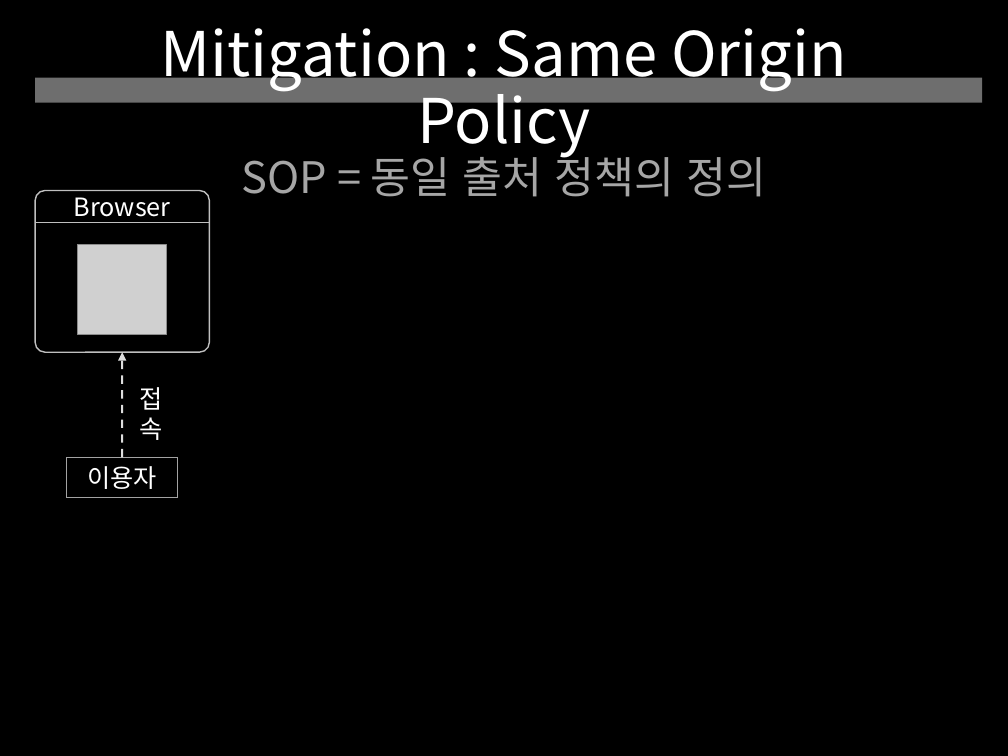
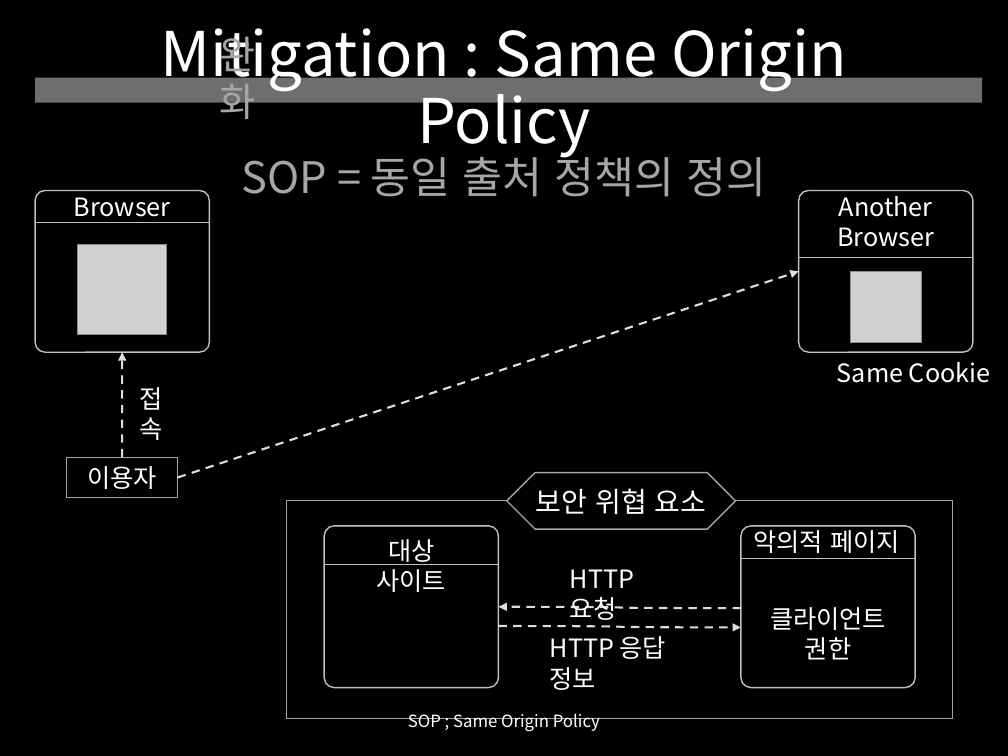
Before and after one commit to yusooo/Hacking, a slide deck: slide 26 of 웹해킹 정리.pptx. Drawn at 1008x756 pixels with LibreOffice and Linux fonts; fonts in the diff are those of the drawing; grey boxes stand for pictures. Boxes give left, top, right and bottom in pixels: in the first picture for what was removed or moved away, otherwise in the second. Text is boxed around its words. In the diff, an @@ line names an element or a change of style, - is before the commit and + after.

```diff
--- a/웹해킹 정리.pptx
+++ b/웹해킹 정리.pptx
@@ text added at [219,29,255,128], 28 pt, text #A6A6A6 @@
+완화
@@ arrow added from (177, 478) to (798, 271), #DDDDDD 1.5 pt dashed @@
@@ group added at [798,190,990,383]: 2 texts, 1 rounded rectangle, 1 line, 1 picture @@
+Another Browser
+Same Cookie
@@ freeform shape added at [507,473,736,529], fill #000000, outline #A3A3A3 1 pt, 20 pt, text #FFFFFF @@
+보안 위협 요소
@@ rectangle added at [287,501,953,719], outline #A3A3A3 1 pt @@
@@ rounded rectangle added at [325,526,499,687], fill #000000, outline #BFBFBF 1 pt @@
@@ text added at [377,539,447,592], 18 pt, text #FFFFFF @@
+대상 사이트
@@ rounded rectangle added at [741,526,915,687], fill #000000, outline #BFBFBF 1 pt @@
@@ text added at [753,526,900,553], 18 pt, text #FFFFFF @@
+악의적 페이지
@@ line added from (325, 564) to (498, 564), #BFBFBF 0.5 pt @@
@@ text added at [570,569,634,620], 18 pt, text #FFFFFF @@
+HTTP 요청
@@ line added from (741, 558) to (915, 558), #BFBFBF 0.5 pt @@
@@ curved arrow added from (741, 608) to (498, 607), #DDDDDD 1.5 pt dashed @@
@@ curved arrow added from (498, 626) to (741, 627), #DDDDDD 1.5 pt dashed @@
@@ text added at [770,607,886,660], 18 pt, text #FFFFFF @@
+클라이언트 권한
@@ text added at [550,636,666,690], 18 pt, text #FFFFFF @@
+HTTP 응답 정보
@@ text added at [408,713,600,731], 12 pt, text #FFFFFF @@
+SOP ; Same Origin Policy
```
Also in this commit, not shown: 2 other slides changed, 4 slides added.
